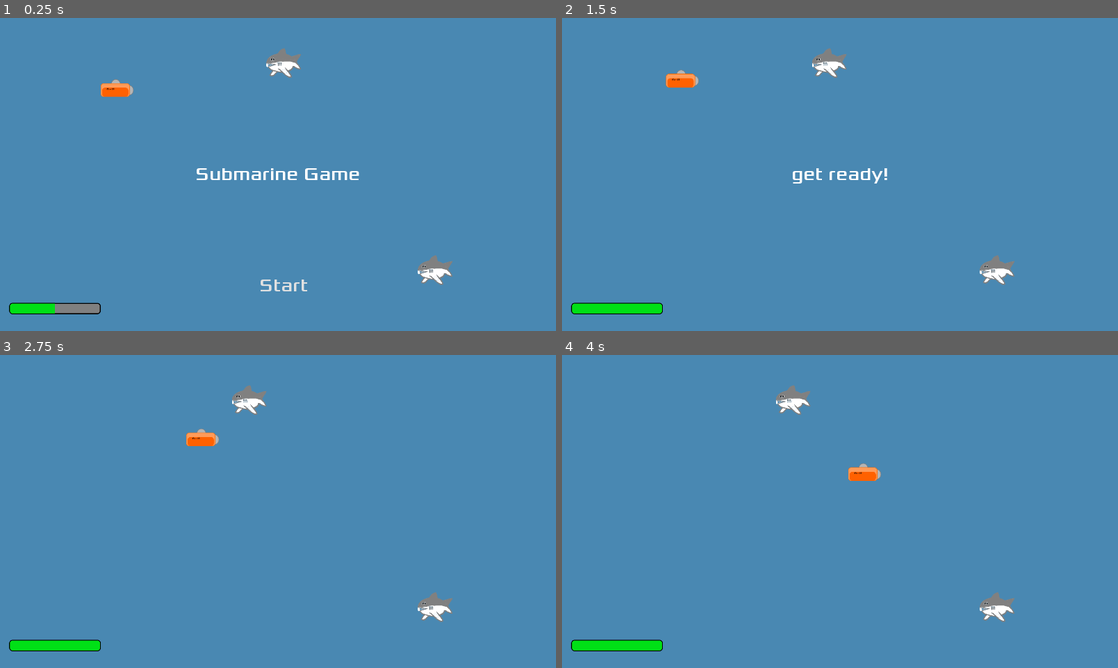
Above: before the commit, frames 1-4 (two rows, left to right).
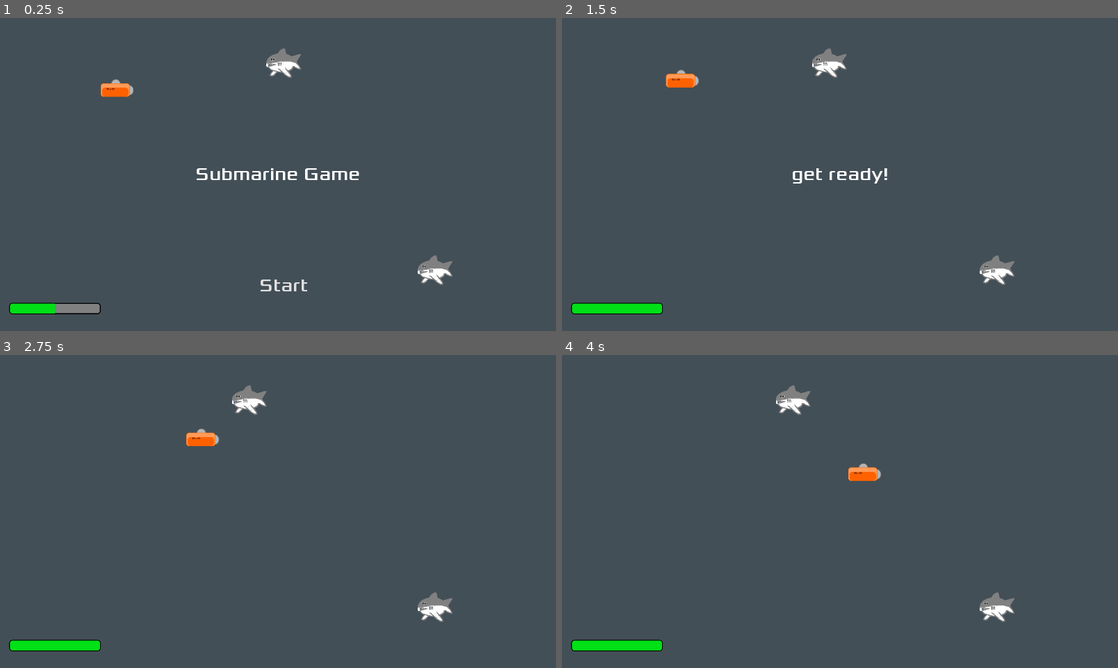
Above: after the commit, the same moments.

Repository: reyabreu/submarine-game
Game: Godot game, scene res://Scenes/Environment.tscn
Same seed, same stepped clock (60 frames per second), same inputs: the game is played once before the commit and once after it.
Inputs:
- Up to frame 1 (0.25 s): no input
- Up to frame 2 (1.5 s): click "Start" at 0.5 s; hold Right (ui_right) from 1.28 s (still down)
- Up to frame 3 (2.75 s): release Right (ui_right) at 2.03 s; hold Down (ui_down) from 2.03 s (still down)
- Up to frame 4 (4 s): release Down (ui_down) at 2.78 s; hold Right (ui_right) 2.78-3.53 s; hold Up (ui_up) from 3.53 s (still down)

The runs differ from the first frame. In frame 1, 98% of the frame differs, in the area x 0-100%, y 0-100%; in frame 2, 98%; in frame 3, 99%; in frame 4, 99%.

Commit message:
lots of changes

Diff:
--- /dev/null
+++ b/Characters/Character.tscn
@@ -0,0 +1,13 @@
+[gd_scene format=2]
+
+[node name="Character" type="KinematicBody2D"]
+
+input_pickable = false
+collision_layer = 1
+collision_mask = 1
+collision/safe_margin = 0.08
+
+[node name="CollisionPolygon2D" type="CollisionPolygon2D" parent="." index="0"]
+
+build_mode = 0
+polygon = PoolVector2Array( -59.8324, -5.00471, -50.0423, -23.1865, -20.8465, -35.0745, -0.0424194, -51.8577, 8.69881, -33.8508, 26.8806, -24.9347, 56.9504, -31.9277, 43.3141, -6.40331, 56.2511, 17.7225, 33.8736, 11.7785, 17.0904, 23.1421, 25.6568, 46.5686, -8.08435, 29.6106, -19.9724, 29.6106, -43.0493, 43.2469, -37.2801, 23.8414, -51.9653, 14.226 )
--- /dev/null
+++ b/Characters/NPC/NPC.gd
@@ -0,0 +1,48 @@
+extends KinematicBody2D
+
+const SCREEN_MARGIN = 100
+const WOBBLE_AMPLITUDE = 8
+const WOBBLE_FREQUENCY = 2
+
+export (int) var linear_speed = 200
+export (int) var player_damage = 10
+export (float) var horizontal_dampening = 0.05 # units/delta
+export (float) var vertical_dampening = 0.02 # units/delta
+
+var screen_size
+var dead_band
+var velocity = Vector2()
+
+func _ready():
+	screen_size = get_viewport_rect().size
+	dead_band = $Sprite.texture.get_size()/2 + Vector2(SCREEN_MARGIN, SCREEN_MARGIN)
+	randomize()
+	velocity.x = randi() % linear_speed - (linear_speed/2)
+
+func _process(delta):
+	 $Sprite.update_sprite(velocity)
+
+func _physics_process(delta):
+	_move()
+	var collision_info = move_and_collide(velocity * delta)
+	if collision_info:
+		velocity = velocity.bounce(collision_info.normal)
+
+func _move():
+	var target_velocity = Vector2()
+
+	if velocity.x > 0:
+		target_velocity.x = 1 if position.x < screen_size.x - dead_band.x else -1
+	if velocity.x < 0:
+		target_velocity.x = -1 if position.x > dead_band.x else 1
+	if velocity.y > 0:
+		target_velocity.y = 1 if position.y < screen_size.y - dead_band.y else -1
+	if velocity.y < 0:
+		target_velocity.y = -1 if position.y > dead_band.y else 1
+
+	target_velocity *= linear_speed
+	velocity.x = lerp(velocity.x, target_velocity.x, horizontal_dampening)
+	velocity.y = lerp(velocity.y, target_velocity.y, vertical_dampening)
+
+func player_hit(player, collision_info):
+	player.apply_damage(player_damage)
--- /dev/null
+++ b/Characters/NPC/NPC.tscn
@@ -0,0 +1,22 @@
+[gd_scene load_steps=4 format=2]
+
+[ext_resource path="res://Characters/Character.tscn" type="PackedScene" id=1]
+[ext_resource path="res://Characters/NPC/NPC.gd" type="Script" id=2]
+[ext_resource path="res://Characters/NPC/npc_spriteframes.tres" type="SpriteFrames" id=3]
+
+[node name="NPC" instance=ExtResource( 1 )]
+
+script = ExtResource( 2 )
+linear_speed = 200
+player_damage = 10
+horizontal_dampening = 0.05
+vertical_dampening = 0.02
+
+[node name="AnimatedSprite" type="AnimatedSprite" parent="." index="0"]
+
+frames = ExtResource( 3 )
+animation = "default"
+
+[node name="CollisionPolygon2D" parent="." index="1"]
+
+polygon = PoolVector2Array( -380.213, -34.8016, -224.552, -125.18, -88.62, -139.058, -17.7579, -242.501, 22.1528, -259.605, 35.1849, -85.301, 236.368, -33.9871, 350.399, -125.212, 376.463, -120.325, 298.27, 31.9879, 331.665, 92.2613, 333.294, 132.987, 318.633, 136.245, 235.553, 53.9795, 176.094, 103.664, 14.8223, 172.897, 53.9186, 277.154, 23.7819, 291.815, -118.766, 168.53, -301.206, 112.624, -360.665, 17.3268 )
--- /dev/null
+++ b/Characters/NPC/Shark/Shark.tscn
@@ -0,0 +1,5 @@
+[gd_scene load_steps=2 format=2]
+
+[ext_resource path="res://Characters/NPC/NPC.tscn" type="PackedScene" id=1]
+
+[node name="Shark" instance=ExtResource( 1 )]
--- /dev/null
+++ b/Characters/NPC/npc_spriteframes.tres
@@ -0,0 +1,14 @@
+[gd_resource type="SpriteFrames" load_steps=3 format=2]
+
+[ext_resource path="res://Assets/Sprites/shark_down.png" type="Texture" id=1]
+[ext_resource path="res://Assets/Sprites/shark_up.png" type="Texture" id=2]
+
+[resource]
+
+animations = [ {
+"frames": [ ExtResource( 1 ), ExtResource( 2 ) ],
+"loop": true,
+"name": "default",
+"speed": 2.0
+} ]
+_sections_unfolded = [ "Resource" ]
--- /dev/null
+++ b/World/Levels/Surface/Surface.tscn
@@ -0,0 +1,13 @@
+[gd_scene load_steps=2 format=2]
+
+[ext_resource path="res://Characters/NPC/Shark/Shark.tscn" type="PackedScene" id=1]
+
+[node name="Surface" type="Node2D" index="0"]
+
+[node name="Shark" parent="." index="0" instance=ExtResource( 1 )]
+
+position = Vector2( 1044.78, 528.682 )
+input_pickable = false
+collision_layer = 1
+collision_mask = 1
+collision/safe_margin = 0.08
--- a/project.godot
+++ b/project.godot
@@ -34,5 +34,5 @@
 [rendering]
 
 quality/intended_usage/framebuffer_allocation=0
-environment/default_clear_color=Color( 0.286275, 0.533333, 0.698039, 1 )
+environment/default_clear_color=Color( 0.264175, 0.309576, 0.339844, 1 )
 environment/default_environment="res://default_env.tres"
Binary file added: Assets/Sprites/shark_down.png
Not shown, added: Assets/Sprites/shark_down.png.import
Binary file added: Assets/Sprites/shark_up.png
Not shown, added: Assets/Sprites/shark_up.png.import
Binary file added: Assets/Sprites/submarine_body.png
Not shown, added: Assets/Sprites/submarine_body.png.import
Binary file added: Assets/Sprites/submarine_lamp.png
Not shown, added: Assets/Sprites/submarine_lamp.png.import
Binary file added: Assets/Sprites/submarine_propeller.png
Not shown, added: Assets/Sprites/submarine_propeller.png.import
Binary file added: Assets/Sprites/submarine_rudder.png
Not shown, added: Assets/Sprites/submarine_rudder.png.import
(and 1 more such lines)
